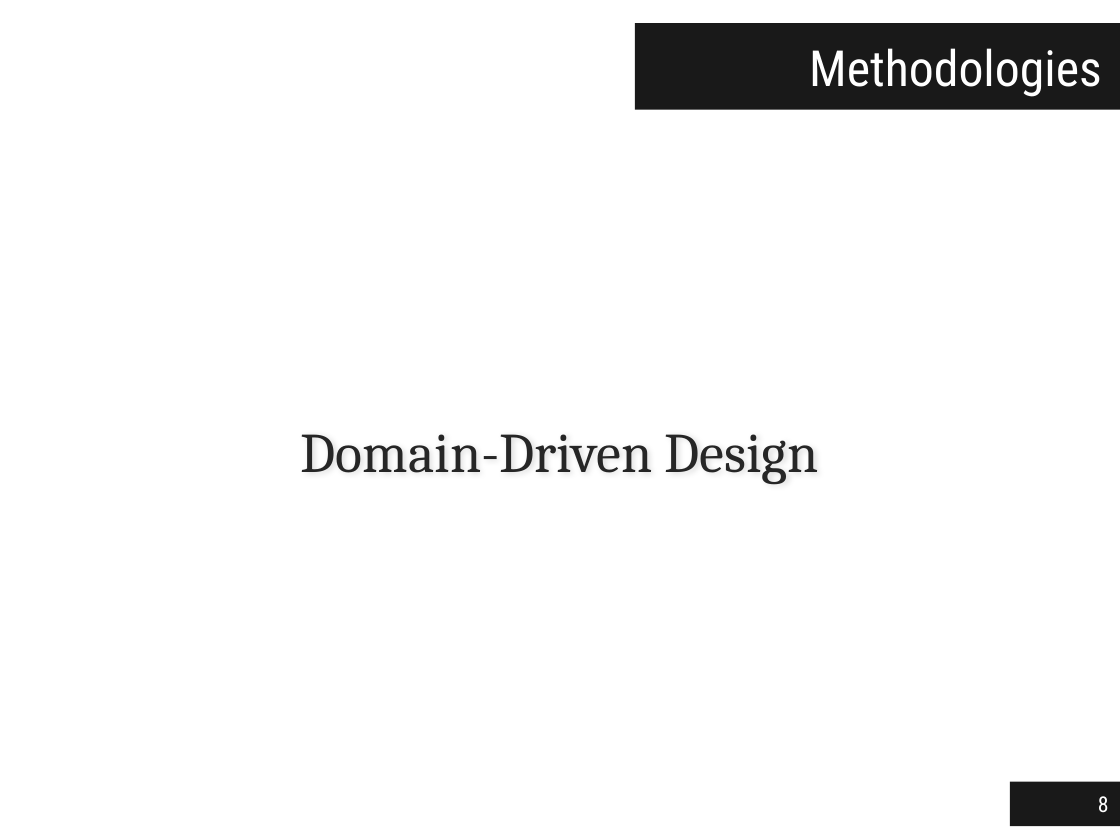
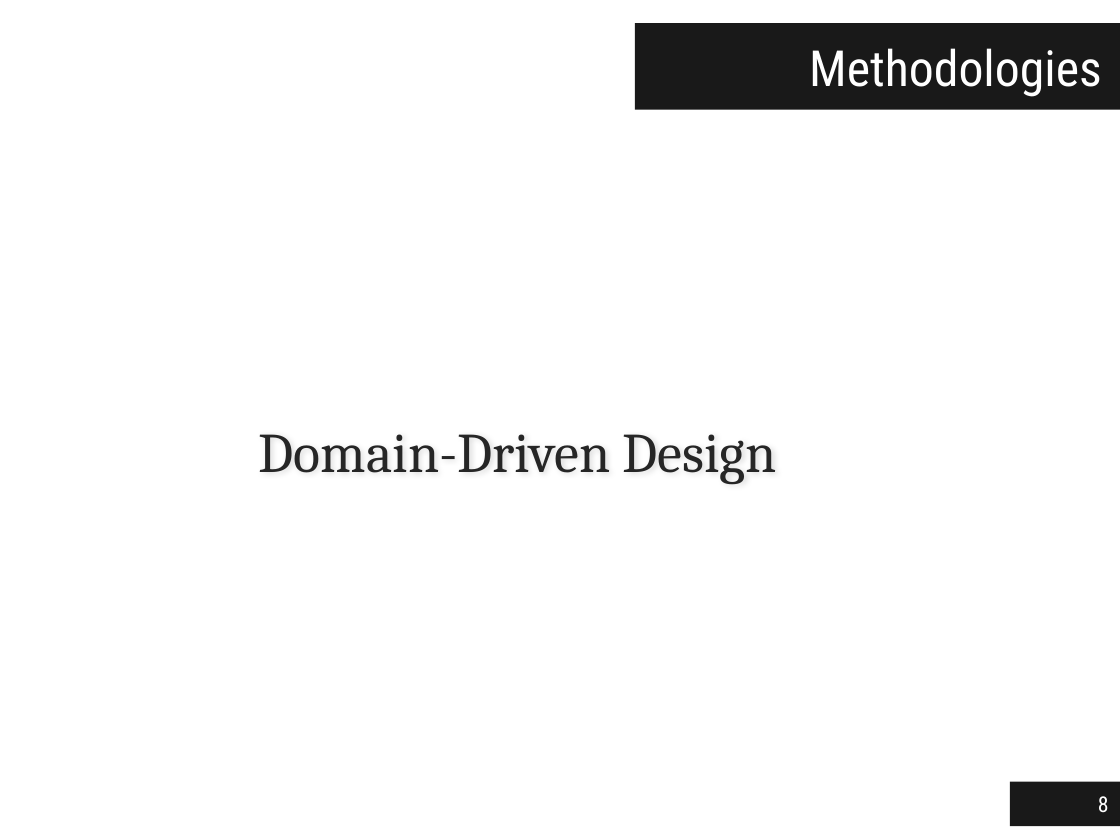
Before and after one commit to jgradim/thesis, a slide deck: slide 8 of presentations/jgradim-presentation.pptx. Drawn at 1120x840 pixels with LibreOffice and Linux fonts; fonts in the diff are those of the drawing. Boxes give left, top, right and bottom in pixels: in the first picture for what was removed or moved away, otherwise in the second. Text is boxed around its words. In the diff, an @@ line names an element or a change of style, - is before the commit and + after.

```diff
--- a/presentations/jgradim-presentation.pptx
+++ b/presentations/jgradim-presentation.pptx
@@ text "Domain-Driven Design" at (259,434,777,484): alignment centre to left @@
```
Also in this commit, not shown: 17 other slides changed, 3 slides added, 1 slide removed, 2 other files.
